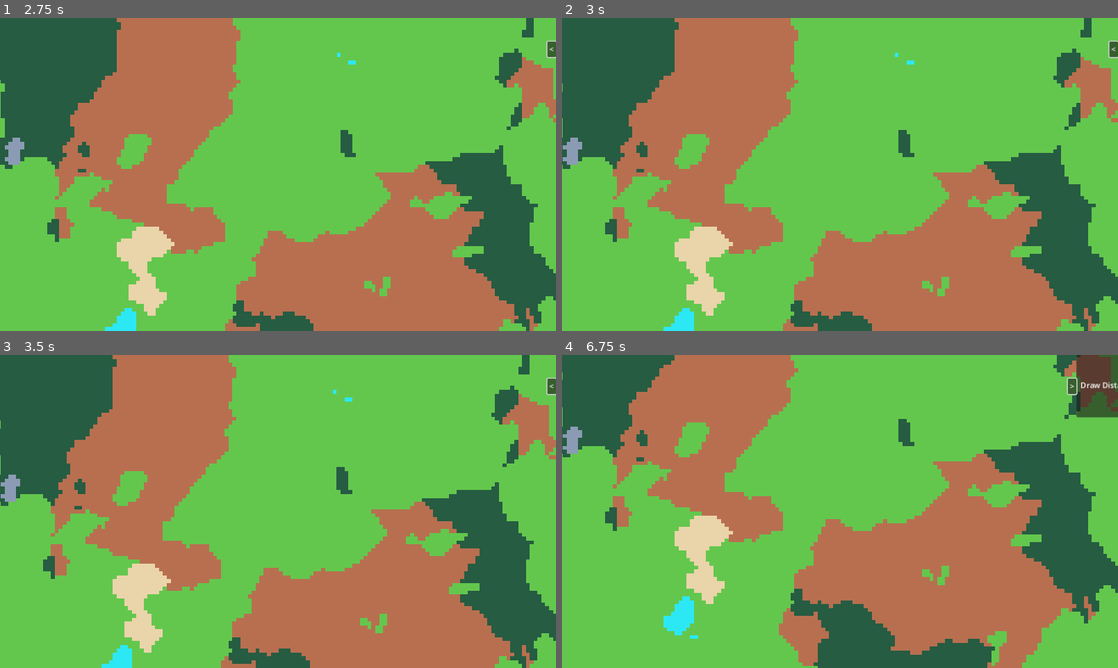
Above: before the commit, frames 1-4 (two rows, left to right).
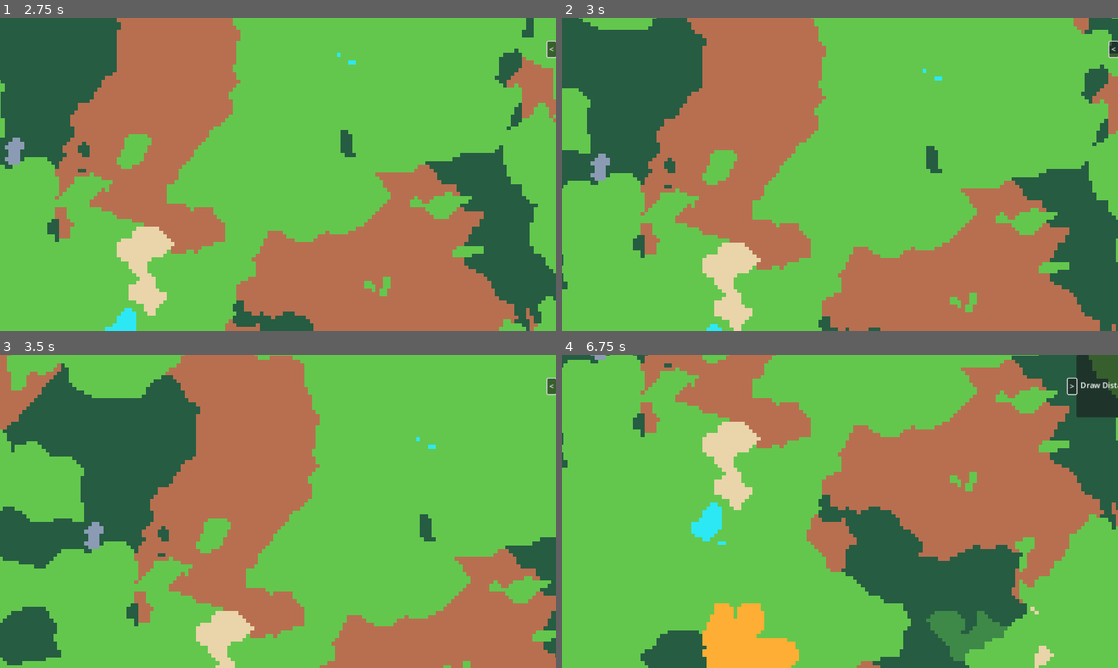
Above: after the commit, the same moments.

Repository: Nemesis-AS/godot-biomegen
Game: Godot game, scene res://scenes/game.tscn
The game is run twice, just before and just after one commit, with the same random seed, the same clock (stepped at 60 frames per second) and the same inputs.
Inputs (mouse positions are in pixels of both pictures, inside the frame that each line leads up to):
- Up to frame 1 (2.75 s): click ">" at 0.5 s; click "<" at 1.25 s; tap Enter at 2 s; move the mouse to (400, 158) at 2.02 s; hold D (move_right) from 2.03 s (still down); tap R at 2.1 s; click (400, 158) at 2.17 s
- Up to frame 2 (3 s): release D (move_right) at 2.75 s; drag from (728, 190) to (812, 237) at 2.77 s
- Up to frame 3 (3.5 s): no input
- Up to frame 4 (6.75 s): tap Space at 3.5, 6.5 s; move the mouse to (895, 442) at 3.52 s; hold D (move_right) 3.53-4.25 s; tap R at 3.6, 5.1, 6.6 s; click (895, 442) at 3.67 s; drag from (812, 574) to (673, 464) at 4.27 s; tap Enter at 5 s; move the mouse to (1006, 558) at 5.02 s; hold A (move_left) 5.03-5.75 s; click (1006, 558) at 5.17 s; drag from (673, 464) to (756, 433) at 5.77 s; move the mouse to (867, 511) at 6.52 s; hold S (move_down) from 6.53 s (still down); click (867, 511) at 6.67 s

Frame 1 is identical in both runs. In frame 2, 28% of the frame differs, in the area x 0-100%, y 0-100%; in frame 3, 52%; in frame 4, 57%.

Commit message:
Added mobile controls

Diff:
--- a/godot/objects/CameraController.gd
+++ b/godot/objects/CameraController.gd
@@ -7,6 +7,7 @@
 @export var UPDATE_THRESHOLD: int = 64
 
 var last_pos: Vector2 = Vector2.ZERO
+var dragging: bool = false
 
 func _ready() -> void:
 	last_pos = self.get_target_position()
@@ -29,12 +30,25 @@
 	if event is InputEventMouseButton:
 		match event.button_index:
 			MOUSE_BUTTON_WHEEL_UP:
+				if event.is_pressed():
+					return
 				# Zoom in
 				self.zoom += ZOOM_FACTOR
 			MOUSE_BUTTON_WHEEL_DOWN:
+				if event.is_pressed():
+					return
 				# Zoom Out
 				var new_zoom = self.zoom - ZOOM_FACTOR
 				if new_zoom.x <= 0 or new_zoom.y <= 0:
 					return
 
 				self.zoom -= ZOOM_FACTOR
+			MOUSE_BUTTON_LEFT:
+				if event.is_pressed() and not dragging:
+					dragging = true
+				else:
+					dragging = false
+
+	if event is InputEventMouseMotion:
+		if dragging:
+			self.global_position += event.relative * -1
--- a/godot/project.godot
+++ b/godot/project.godot
@@ -41,3 +41,7 @@
 "events": [Object(InputEventKey,"resource_local_to_scene":false,"resource_name":"","device":-1,"window_id":0,"alt_pressed":false,"shift_pressed":false,"ctrl_pressed":false,"meta_pressed":false,"pressed":false,"keycode":0,"physical_keycode":65,"key_label":0,"unicode":97,"echo":false,"script":null)
 ]
 }
+
+[rendering]
+
+textures/vram_compression/import_etc2_astc=true
Not shown, added: godot/export_presets.cfg
Not shown, added: .gitignore
Not shown, added: godot/scenes/gamA3F3.tmp
